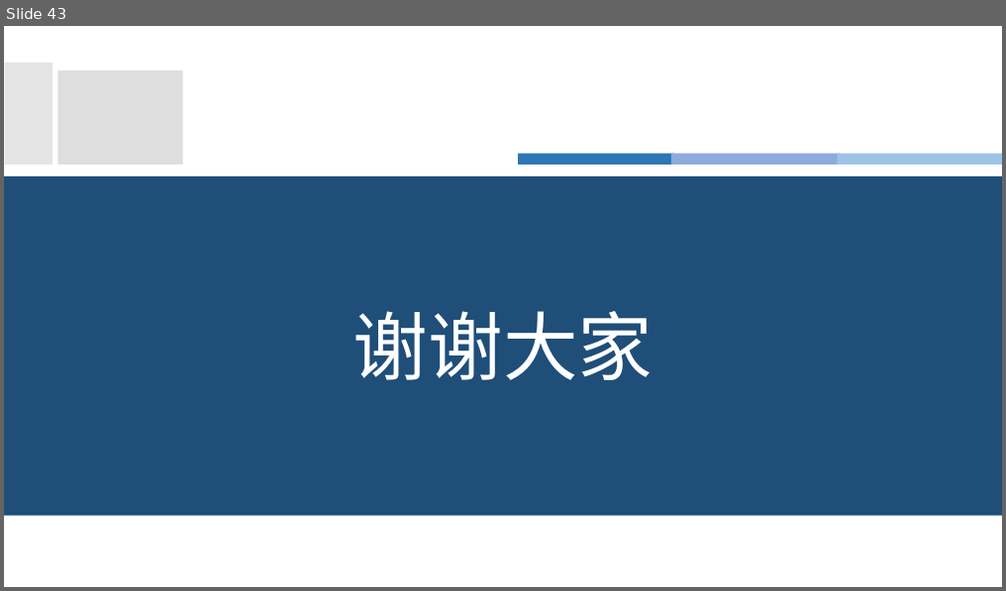
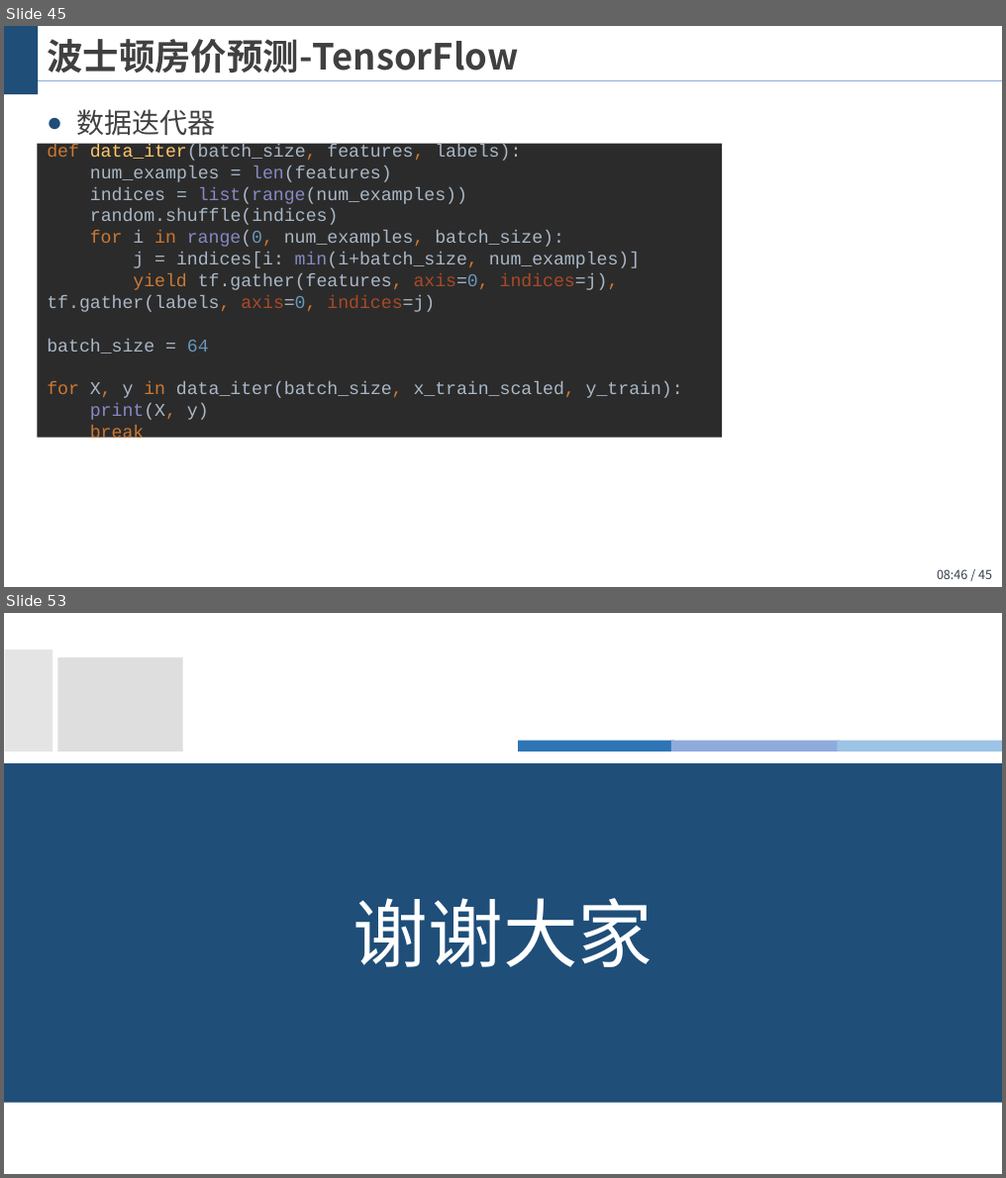
Before and after one commit to wangjin0818/Artificial_Intelligence_2021, a slide deck: chapter 02 - Linear regression with multiple variables/多变量线性回归.pptx. Shown one above the other, each under a label of ours: slide 43 before the commit, slides 45 and 53 after it; the slides between them are not shown. The pictures are 1006x591 and 1006x1178 pixels, drawn with LibreOffice and Linux fonts; fonts in the diff are those of the drawing; background and template pictures are left out. Boxes give left, top, right and bottom in pixels: in the first picture for what was removed or moved away, otherwise in the second. Text is boxed around its words. In the diff, an @@ line names an element or a change of style, - is before the commit and + after.

```diff
--- a/chapter 02 - Linear regression with multiple variables/多变量线性回归.pptx
+++ b/chapter 02 - Linear regression with multiple variables/多变量线性回归.pptx
@@ slide 45 added at (4,26,1002,587), background #FFFFFF @@
@@ rectangle added at (4,26,38,95), fill #1F4E79 @@
@@ title added at (47,39,518,74), 26 pt, text #404040, bold @@
+波士顿房价预测-TensorFlow
@@ line added from (4, 80) to (1002, 80), #8FAADC 0.75 pt @@
@@ text added at (76,109,215,136), 20 pt, text #404040 @@
+● 数据迭代器
@@ rectangle added at (37,144,722,438), fill #2B2B2B, 13 pt, text #A9B7C6 @@
+def data_iter(batch_size, features, labels):
+num_examples = len(features)
+indices = list(range(num_examples))
+random.shuffle(indices)
+for i in range(0, num_examples, batch_size):
+j = indices[i: min(i+batch_size, num_examples)]
+yield tf.gather(features, axis=0, indices=j), tf.gather(labels, axis=0, indices=j)
+batch_size = 64
+for X, y in data_iter(batch_size, x_train_scaled, y_train):
+print(X, y)
+break
@@ page number added at (937,570,992,579), 9 pt, text #333F50 @@
+08:46 / 45
@@ what was slide 43 is now slide 53 @@
```
Also in this commit, not shown: 1 slide changed, 9 other slides added, 1 other file.
